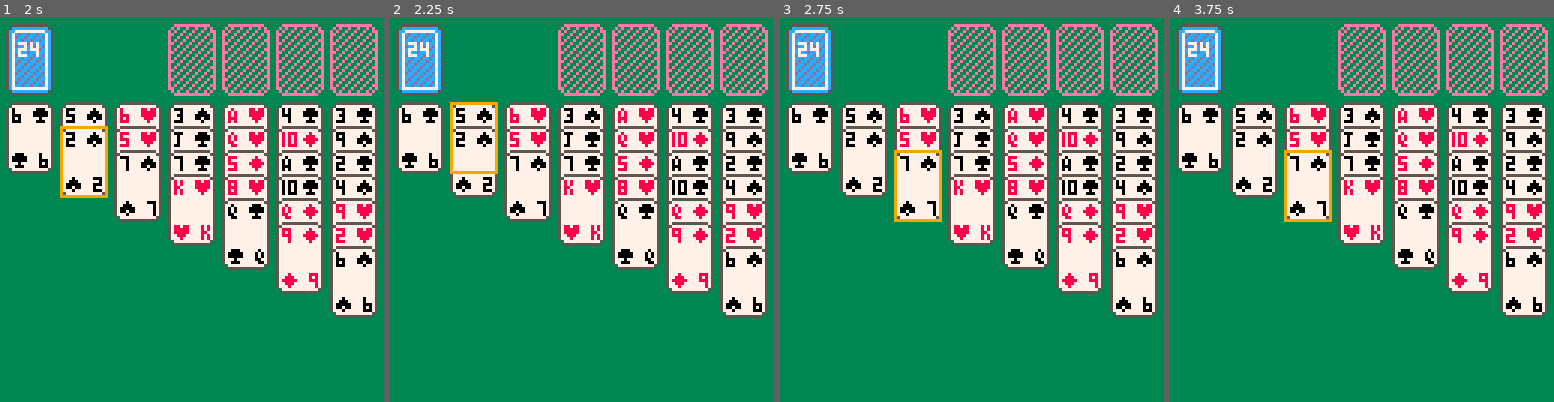
Above: before the commit, frames 1-4 (left to right).
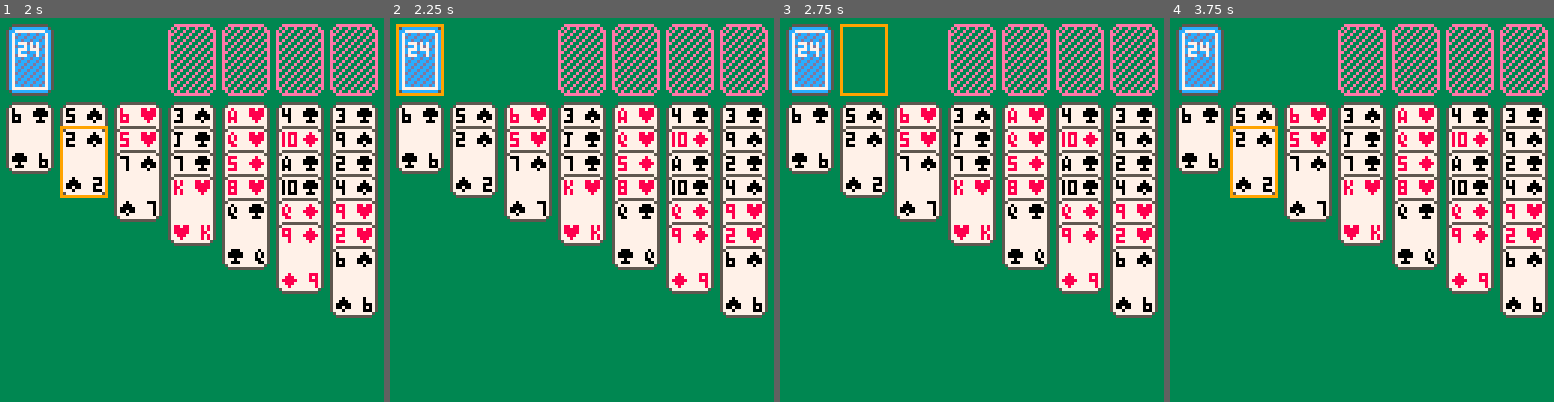
Above: after the commit, the same moments.

Repository: marcus-grant/pico8-kabafuda
Game: PICO-8 cartridge kabafuda.p8
The game is run twice, just before and just after one commit, with the same random seed, the same clock (stepped at 60 frames per second) and the same inputs.
Inputs:
- Up to frame 1 (2 s): hold Right from 1.6 s (still down)
- Up to frame 2 (2.25 s): release Right at 2.1 s; hold Up from 2.15 s (still down)
- Up to frame 3 (2.75 s): release Up at 2.42 s; hold Right from 2.47 s (still down)
- Up to frame 4 (3.75 s): release Right at 3.03 s; hold Left 3.08-3.58 s; hold Down from 3.63 s (still down)

Frame 1 is identical in both runs. In frame 2, 0.9% of the frame differs, in the area x 1-29%, y 1-41%; in frame 3, 0.9%; in frame 4, 0.9%.

Commit message:
Ft: Implement tableau multi-card cursor selection
- Replace card_i with sel_cnt to track selection size from top
- Add valid_tablu() to validate solitaire sequences (rank descent
  and color alternation)
- Update cursor movement to expand/contract selections
- Fix cursor drawing to show multi-card selection visually
- Cursor now expands upward when valid sequences exist

Diff:
--- a/kabafuda.p8
+++ b/kabafuda.p8
@@ -1,7 +1,7 @@
 pico-8 cartridge // http://www.pico-8.com
 version 43
 __lua__
--- tab0: main
+-- tab0: main&init
 
 -- layout constants
 TABLU_Y = 28 --yofset tablu part
@@ -73,7 +73,7 @@
 crs = {--vvv--(stock/waste/foundations)
  area = "tbl",--tbl|top ^^^
  tbl_i = 1,   --which tableau(1-7)
- card_i = 1,  --which tableau card?(1=top face-up card)
+ sel_cnt = 1, --cards selected from top
  top_pos = 0, --0=stock, 1=waste, 2-5=foundations
  selected = false--card sel?
 }
@@ -164,6 +164,42 @@
  end
 end
 
+function valid_tablu(st,cnt)
+ --whether 'cnt' cards from
+ --top of stack 'st' obeys
+ --solitaire ordering rules
+ --ie interleaves red/black
+ --{in/de}creases by one each
+ --stacks of 1 or 0 cards are not valid
+ if #st < 2 or cnt < 2 then
+  return false --todo: maybe allow?
+ end
+ local i = #st
+ local min_i = max(2, i - cnt + 2)
+
+ while i >= min_i do
+  --cc: curr. card, lc: lower
+  local cc, lc = st[i], st[i-1]
+
+  if (cc.r + 1) != lc.r then
+   return false
+  end
+
+  --todo:should is_blk be a fn?
+  --cb: curr. is black
+  --lb: lower is black
+  local cb = (cc.s & 1) == 1
+  local lb = (lc.s & 1) == 1
+
+  if cb == lb then--if same,
+   return false --color same
+  end--not valid tableu seq.
+  i -= 1
+ end
+
+ --gone thru stack or range
+ return true -- its valid
+end
 -->8
 -- tab2: draw
 
@@ -317,10 +354,7 @@
    crs.tbl_i = 1
   end
   local tbl = sts.tbl[crs.tbl_i]
-  crs.card_i = 1
-  if #tbl > 0 then
-   crs.card_i = #tbl
-  end
+  crs.sel_cnt = 1
  elseif crs.area == "top" then
   crs.top_pos -= 1
   if crs.top_pos < 0 then
@@ -336,10 +370,7 @@
    crs.tbl_i = 7
   end
   local tbl = sts.tbl[crs.tbl_i]
-  crs.card_i = 1
-  if #tbl > 0 then
-   crs.card_i = #tbl
-  end
+  crs.sel_cnt = 1
  elseif crs.area == "top" then
   crs.top_pos += 1
   if crs.top_pos > 5 then
@@ -350,17 +381,21 @@
 
 function move_crs_up()
  if crs.area == "tbl" then
-  local tbl = sts.tbl[crs.tbl_i]
+  local tbl=sts.tbl[crs.tbl_i]
   if #tbl == 0 then
    crs.area = "top"
    crs.top_pos = 0
-  elseif crs.card_i == 1 then
-   crs.area = "top"
-   crs.top_pos = 0
   else
-   crs.card_i -= 1
-   if crs.card_i < 1 then
-    crs.card_i = 1
+   --try to expand selection
+   local new_cnt=crs.sel_cnt+1
+   if valid_tablu(tbl,new_cnt)
+   then
+    crs.sel_cnt = new_cnt
+   else
+    --can't expand,move to top
+    crs.area = "top"
+    crs.top_pos = 0
+    crs.sel_cnt = 1
    end
   end
  end
@@ -370,18 +405,15 @@
  if crs.area == "top" then
   crs.area = "tbl"
   local tbl = sts.tbl[crs.tbl_i]
-  crs.card_i = 1
-  if #tbl > 0 then
-   crs.card_i = #tbl
-  end
+  crs.sel_cnt = 1
  elseif crs.area == "tbl" then
   local tbl = sts.tbl[crs.tbl_i]
   if #tbl == 0 then
    return
   end
-  crs.card_i += 1
-  if crs.card_i > #tbl then
-   crs.card_i = #tbl
+  --reduce selection to 1
+  if crs.sel_cnt > 1 then
+   crs.sel_cnt -= 1
   end
  end
 end
@@ -389,14 +421,18 @@
 function draw_crs()
  --TODO: replace rect with
  --cursor sprite when avail.
- --draws 2x3 cursor rectangle
- --@ current position
+ --draws expanding cursor
  local x, y = get_crs_pos()
  local color = 9 -- orange
  if crs.selected then --if selct
   color = 2 --...d.purple
  end
- rect(x, y, x+15, y+23, color)
+ local h = 23 -- base height
+ if crs.area == "tbl" then
+  --expand height for selection
+  h += (crs.sel_cnt-1) << 3
+ end
+ rect(x, y, x+15, y+h, color)
 end
 
 function get_crs_pos()
@@ -425,9 +461,10 @@
    -- position at tableau mark
    return x, TABLU_Y
   else
-   -- position at selected card
+   --position at bottom of sel
    local y = TABLU_Y
-   y += (crs.card_i-1) << 3
+   local bot_i=#tbl-crs.sel_cnt
+   y += bot_i << 3
    return x, y
   end
  end
